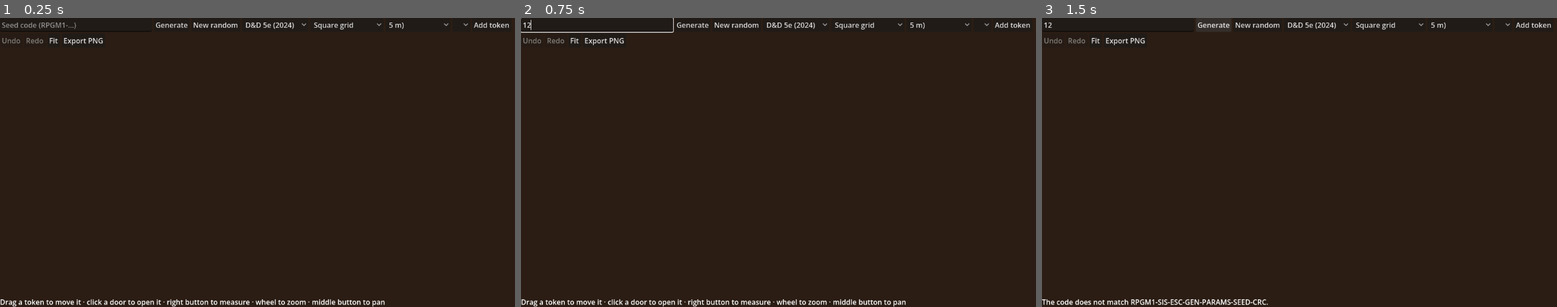
Above: before the commit, frames 1-3 (left to right).
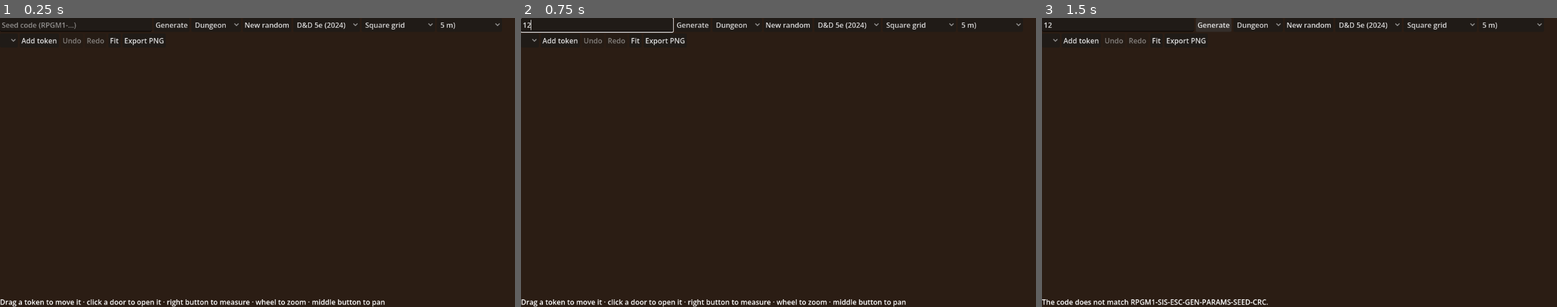
Above: after the commit, the same moments.

Repository: letzzar/rpg-mapping
Game: Godot game, scene res://ui/main.tscn
The game is run twice, just before and just after one commit, with the same random seed, the same clock (stepped at 60 frames per second) and the same inputs.
Inputs (mouse positions are in pixels of both pictures, inside the frame that each line leads up to):
- Up to frame 1 (0.25 s): no input
- Up to frame 2 (0.75 s): click (598, 23) at 0.52 s; type "12" at 0.6 s
- Up to frame 3 (1.5 s): click "Generate" at 1.25 s

The runs differ from the first frame. In frame 1, 0.9% of the frame differs, in the area x 0-99%, y 1-10%; in frame 2, 0.9%; in frame 3, 0.9%.

Commit message:
feat(ui): selector de escala, contorno de salas y cierre de F1
- Pantalla principal: elegir mazmorra o estancia al generar; al pegar un
  código se ajustan sistema, escala y rejilla.
- Vista 2D: contorno oscuro donde el suelo linda con roca o vacío.
- render_samples: estancias a 48 px por casilla.
- SESSION_HANDOFF: F1 cumple sus criterios de aceptación.

Co-Authored-By: Claude Opus 5.5 <noreply@anthropic.com>
Claude-Session: https://claude.ai/code/session_01AKh7Q5HsJYBa72ZuwyaW3v

Diff:
--- a/project/tests/render/render_samples.gd
+++ b/project/tests/render/render_samples.gd
@@ -35,6 +35,6 @@
 		var sc: SeedCode = SeedCode.parse(code)
 		var profile: SystemProfile = SystemProfile.find_by_seed_code(sc.system)
 		var path: String = out_dir.path_join(code + ".png")
-		var err: Error = await PngExporter.save(host, res.doc, 0, profile, path, 24, true)
+		var err: Error = await PngExporter.save(host, res.doc, 0, profile, path, 48 if res.doc.scale == "EST" else 24, true)
 		print("PNG ", path, " -> ", error_string(err))
 	quit()
--- a/project/ui/main.gd
+++ b/project/ui/main.gd
@@ -5,7 +5,7 @@
 ## La interfaz se construye por código para mantener la escena mínima. Todos
 ## los textos salen de i18n/strings.csv.
 
-const SCALE: String = "MAZ"
+const SCALES: Array[String] = ["MAZ", "EST"]
 const GEN: int = 1
 const UNIT_OPTIONS: Array[String] = ["UI_UNITS_METRIC", "UI_UNITS_METRIC_EXACT", "UI_UNITS_IMPERIAL"]
 const GRID_OPTIONS: Array[String] = ["square", "hex_flat", "hex_pointy"]
@@ -13,6 +13,7 @@
 var _view: MapView2D
 var _map_area: Control
 var _code_edit: LineEdit
+var _scale_opt: OptionButton
 var _system_opt: OptionButton
 var _grid_opt: OptionButton
 var _units_opt: OptionButton
@@ -63,6 +64,10 @@
 	_code_edit.text_submitted.connect(func(_t: String) -> void: _generate_from_text())
 	bar.add_child(_code_edit)
 	bar.add_child(_button("UI_GENERATE", _generate_from_text))
+	_scale_opt = OptionButton.new()
+	for sc_id: String in SCALES:
+		_scale_opt.add_item(tr("UI_SCALE_" + sc_id))
+	bar.add_child(_scale_opt)
 	bar.add_child(_button("UI_RANDOM", _generate_random))
 
 	_system_opt = OptionButton.new()
@@ -139,7 +144,7 @@
 	if p == null:
 		return
 	var params: Dictionary = {"grid": GRID_OPTIONS[maxi(0, _grid_opt.selected)]}
-	var sc: SeedCode = SeedCode.create(p.seed_code, SCALE, GEN, params, SeedCode.random_app_seed())
+	var sc: SeedCode = SeedCode.create(p.seed_code, SCALES[maxi(0, _scale_opt.selected)], GEN, params, SeedCode.random_app_seed())
 	if not sc.is_valid():
 		_status.text = tr(sc.error).replace("{param}", sc.error_field)
 		return
@@ -157,6 +162,12 @@
 	for i: int in _profiles.size():
 		if _profiles[i].seed_code == parsed.system:
 			_system_opt.select(i)
+	var scale_idx: int = SCALES.find(parsed.scale)
+	if scale_idx >= 0:
+		_scale_opt.select(scale_idx)
+	var grid_idx: int = GRID_OPTIONS.find(res.doc.grid_kind())
+	if grid_idx >= 0:
+		_grid_opt.select(grid_idx)
 	_code_edit.text = res.doc.seed_code if not res.doc.seed_code.is_empty() else _code_edit.text
 	_apply_profile()
 	_status.text = tr("UI_GENERATED").replace("{code}", _code_edit.text)
--- a/project/views/view2d/map_view_2d.gd
+++ b/project/views/view2d/map_view_2d.gd
@@ -26,6 +26,7 @@
 const COL_BG: Color = Color("2b1d14")
 const COL_GRID: Color = Color(0.35, 0.25, 0.15, 0.35)
 const COL_WALL_EDGE: Color = Color("3a2a1e")
+const COL_OUTLINE: Color = Color("120b07")
 const COL_DOOR: Color = Color("8a5f1f")
 const COL_DOOR_OPEN: Color = Color("f7dc8e")
 const COL_SECRET: Color = Color("5fb4d6")
@@ -117,6 +118,7 @@
 		draw_colored_polygon(poly, TERRAIN_COLORS[t] if t >= 0 and t < TERRAIN_COLORS.size() else COL_BG)
 		if show_grid and Terrain.is_passable(t):
 			_draw_outline(poly, COL_GRID, 1.0)
+	_draw_outlines(g, lvl)
 	_draw_edges(g, lvl)
 	_draw_features(g, lvl)
 	_draw_objects(g, lvl)
@@ -128,6 +130,23 @@
 	var closed: PackedVector2Array = poly.duplicate()
 	closed.append(poly[0])
 	draw_polyline(closed, col, width)
+
+
+## Contorno donde una casilla transitable linda con roca, vacío o el borde
+## del mapa (solo visual: los muros del modelo se dibujan en _draw_edges).
+func _draw_outlines(g: GridGeometry, lvl: MapLevel) -> void:
+	var w: float = maxf(2.0, cell_px * 0.16)
+	for i: int in g.cell_count():
+		var c: Vector2i = g.cell_at(i)
+		if not Terrain.is_passable(lvl.get_terrain(c)):
+			continue
+		for dir: int in g.edge_direction_count():
+			var n: Vector2i = g.neighbor(c, dir)
+			if g.in_bounds(n) and Terrain.is_passable(lvl.get_terrain(n)):
+				continue
+			var seg: PackedVector2Array = g.edge_segment(c, dir, cell_px)
+			if seg.size() >= 2:
+				draw_line(seg[0], seg[1], COL_OUTLINE, w)
 
 
 func _draw_edges(g: GridGeometry, lvl: MapLevel) -> void:
Not shown, changed: SESSION_HANDOFF.md
